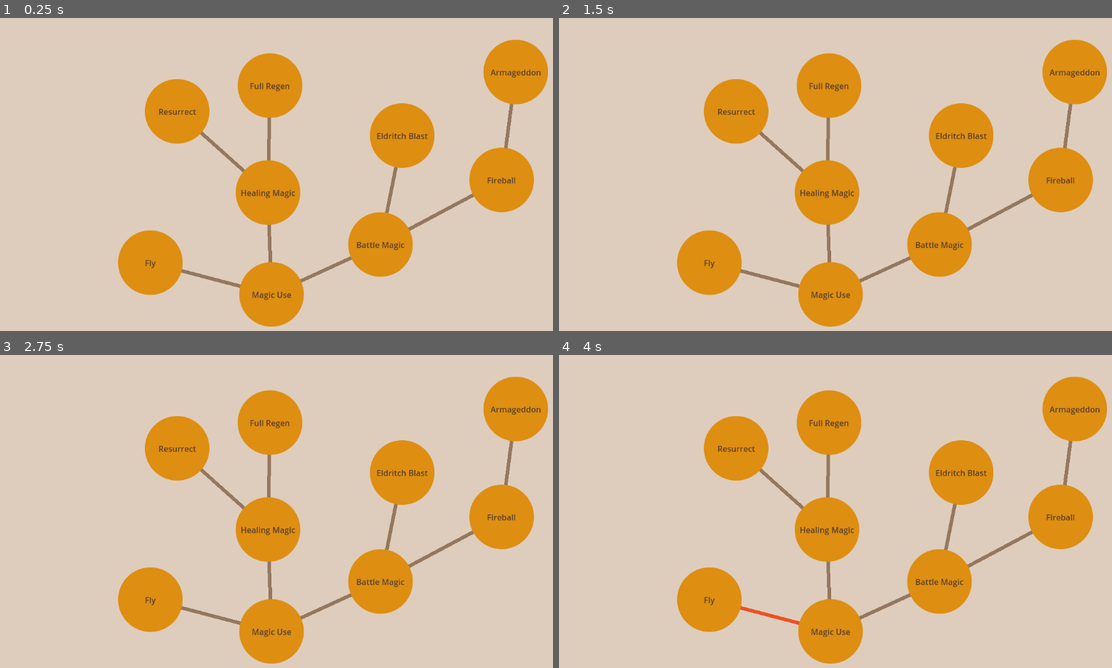
Above: before the commit, frames 1-4 (two rows, left to right).
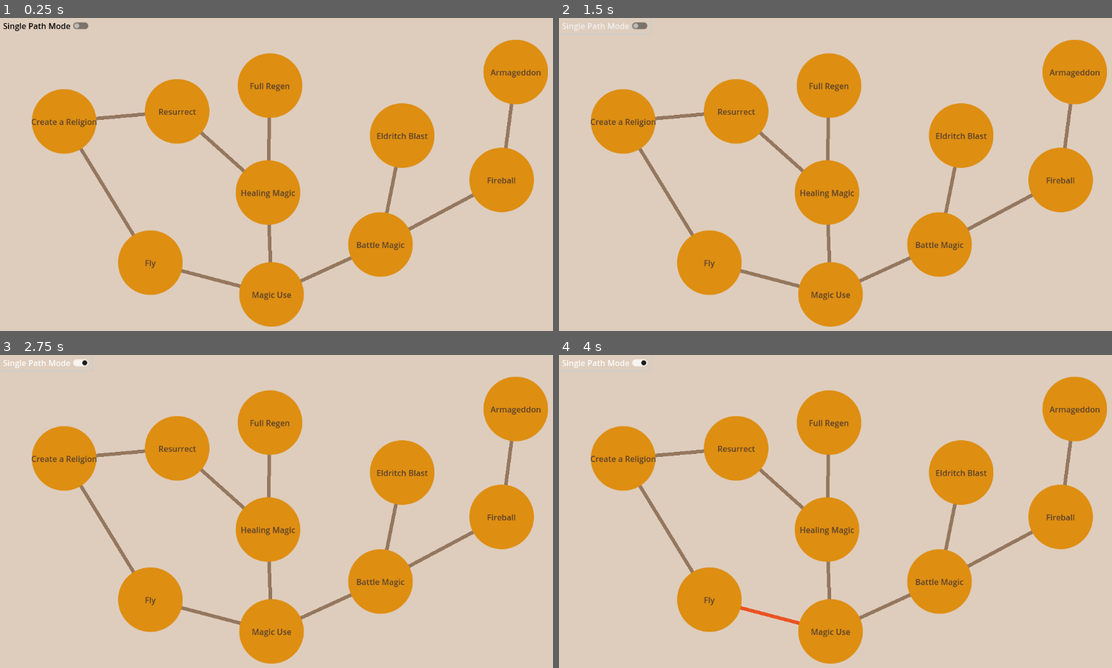
Above: after the commit, the same moments.

Repository: Sithoid/godot-graph
Game: Godot game, scene res://scenes/skill_tree.tscn
Same seed, same stepped clock (60 frames per second), same inputs: the game is played once before the commit and once after it.
Inputs (mouse positions are in pixels of both pictures, inside the frame that each line leads up to):
- Up to frame 1 (0.25 s): no input
- Up to frame 2 (1.5 s): click (603, 24) at 0.5 s, where only the run after the commit has a clickable "Single Path Mode"; click (603, 24) at 1.25 s, where only the run after the commit has a clickable "Single Path Mode"
- Up to frame 3 (2.75 s): click (44, 361) at 2 s, where only the run after the commit has a clickable "Single Path Mode"
- Up to frame 4 (4 s): tap Enter at 2.75 s; move the mouse to (829, 630) at 2.77 s; click (829, 630) at 2.92 s; tap Space at 3.5 s; move the mouse to (708, 599) at 3.52 s; click (708, 599) at 3.67 s

The runs differ from the first frame. In frame 1, 2.5% of the frame differs, in the area x 0-27%, y 1-70%; in frame 2, 2.4%; in frame 3, 2.4%; in frame 4, 2.4%.

Commit message:
Add all-path search

Diff:
--- a/components/tree_node.tscn
+++ b/components/tree_node_ui.tscn
@@ -3,7 +3,7 @@
 [ext_resource type="Texture2D" uid="uid://cijtvkidgf02n" path="res://images/skilltree_node.png" id="1_il1yt"]
 [ext_resource type="Script" path="res://components/tree_node_ui.gd" id="2_ul8wg"]
 
-[node name="TreeNode" type="TextureRect"]
+[node name="TreeNodeUI" type="TextureRect"]
 offset_right = 128.0
 offset_bottom = 128.0
 pivot_offset = Vector2(64, 64)
--- a/data_classes/graph_adjacency_list.gd
+++ b/data_classes/graph_adjacency_list.gd
@@ -8,6 +8,7 @@
 ## https://www.geeksforgeeks.org/adjacency-list-meaning-definition-in-dsa/
 ## https://www.scaler.in/shortest-path-in-directed-acyclic-graph/
 ## https://cs.stackexchange.com/questions/93720/finding-all-edges-on-any-shortest-path-between-two-nodes
+## https://www.algotree.org/algorithms/tree_graph_traversal/depth_first_search/all_paths_in_a_graph/
 
 ## Main storage
 var list : Array[Array] = [] ## Adjacency list this class operates on
@@ -39,13 +40,13 @@
 ## Adds a new vertex at the end of the list
 ## A vertex is addressed by its index and is represented with an array holding its outgoing edges.
 func add_vertex() -> Array[Array]:
-	clear_stack()
+	clear_sorting_caches()
 	list.append([])
 	return list
 
 ## Removes a vertex at a given index. Also removes all edges that connect to it
 func remove_vertex(vertex_index_to_remove : int) -> Array[Array]:
-	clear_stack()
+	clear_sorting_caches()
 	if not vertex_index_to_remove in range(list.size()):
 		print("Can't remove a nonexistent vertex")
 		return list
@@ -57,7 +58,7 @@
 ## Adds an edge between two given vertices
 ## An edge is represented with a class for easier referencing
 func add_edge(source_vertex : int, target_vertex : int, weight : float = 1.0) -> Array[Array]:
-	clear_stack()
+	clear_sorting_caches()
 	if not (source_vertex in range(list.size()) and target_vertex in range(list.size())):
 		print("Can't connect nonexistent vertices")
 		return list
@@ -75,7 +76,7 @@
 
 ## Removes an edge connecting two given vertices
 func remove_edge(source_vertex : int, target_vertex : int) -> Array[Array]:
-	clear_stack()
+	clear_sorting_caches()
 	if not (source_vertex in range(list.size()) and target_vertex in range(list.size())):
 		print("Can't remove an edge from nonexistent vertices")
 		return list
@@ -86,14 +87,47 @@
 
 ## Resets the list and the stack
 func clear_list() -> void:
-	clear_stack()
+	clear_sorting_caches()
 	list.clear()
 #endregion
 
-#region Sorting and pathfinding
-## Topological sorting of the list. Returns the order in which vertices can be reached
+#region Accessing elements
+## Returns an array of all vertex indices in this graph
+func get_all_vertices() -> Array[int]:
+	var vertices : Array[int]
+	for index : int in range(list.size()):
+		vertices.append(index)
+	return vertices
+
+## Returns an array of all edges in this graph
+func get_all_edges() -> Array[GraphEdge]:
+	var edges : Array[GraphEdge] = []
+	for vertex : Array in list:
+		for edge : GraphEdge in vertex:
+			edges.append(edge)
+	return edges
+
+## Returns an array of all sources, aka vertices with indegree 0, i.e. those without incoming edges
+func get_all_sources() -> Array[int]:
+	var sources : Array[int] = get_all_vertices()
+	for edge : GraphEdge in get_all_edges():
+		sources.erase(edge.head)
+	return sources
+
+## Returns an array of all sinks, aka vertices with outdegree 0, i.e. those without outgoing edges
+func get_all_sinks() -> Array[int]:
+	var sinks : Array[int] = []
+	for vertex : Array in list:
+		if vertex.is_empty():
+			sinks.append(vertex)
+	return sinks
+#endregion
+
+#region Sorting algorithms
+## Topological sorting of the list. Returns the order in which vertices can be reached.
+## Used in finding the shortest path. Not guaranteed to be unique
 func top_sort() -> Array[int]:
-	clear_stack()
+	stack.clear()
 	var visited : Array[bool]
 	visited.resize(list.size())
 	visited.fill(false)
@@ -116,10 +150,23 @@
 			_recursive_top_sort(visited, adjacent_vertex)
 	stack.push_back(vertex_index)
 
-## Clears the stack in order to sort anew
-func clear_stack() -> void:
+## Clears the stack if the graph has changed
+## If other sorting caches are used (such as arrays of sources/sinks), clear them here too
+func clear_sorting_caches() -> void:
 	stack.clear()
 
+## Recursive depth-first search used in finding all paths
+func _dfs(source : int, destination : int, path : Array[int], all_paths : Array[Array]) -> void:
+	if source == destination:
+		all_paths.append(path.duplicate())
+	else:
+		for edge : GraphEdge in list[source]:
+			path.append(edge.head)
+			_dfs(edge.head, destination, path, all_paths)
+			path.pop_back()
+#endregion
+
+#region Pathfinding
 ## Returns shortest distances from the source vertex to all other vertices. Will sort if no stack exists
 ## Call dist[i] to learn the cost of travel from source to i
 ## Pass "reversed" to perform single-destination search instead of single-source
@@ -153,15 +200,7 @@
 	print(dist)
 	return dist
 
-## Returns an array of all edges in this graph
-func get_all_edges() -> Array[GraphEdge]:
-	var edges : Array[GraphEdge] = []
-	for vertex : Array in list:
-		for edge : GraphEdge in vertex:
-			edges.append(edge)
-	return edges
-
-## Returns a sequence of edges that constitute the shortest path
+## Returns a sequence of edges that constitutes the shortest path
 func get_shortest_path(source : int, target : int) -> Array[GraphEdge]:
 	if not (source in range(list.size()) and target in range(list.size())):
 		print("Nonexistent source or target!")
@@ -195,6 +234,34 @@
 	print("Path points:")
 	print(path_points)
 	return path_points
+
+## Returns all paths between given nodes as arrays of vertices.
+## Useful for listing prerequisites for visiting a vertex.
+func get_all_paths_as_points(source_vertex : int, target_vertex : int) -> Array[Array]:
+	if not (source_vertex in range(list.size()) and target_vertex in range(list.size())):
+		print("One or both vertices %s and %s are not in this graph!" % [source_vertex, target_vertex])
+		return []
+	var all_paths : Array[Array]
+	var path : Array[int] = [source_vertex]
+	_dfs(source_vertex, target_vertex, path, all_paths)
+	print("All paths from %s to %s as points:" % [source_vertex, target_vertex])
+	print(all_paths)
+	return all_paths
+
+## Returns all paths between given nodes as an array of edges.
+## Useful for highlighting edges while listing prerequisites.
+func get_all_paths_as_edges(source_vertex : int, target_vertex : int) -> Array[GraphEdge]:
+	var paths : Array[Array] = get_all_paths_as_points(source_vertex, target_vertex)
+	var all_path_edges : Array[GraphEdge]
+	for path : Array[int] in paths:
+		for step_index : int in range(path.size() - 1):
+			for edge : GraphEdge in list[path[step_index]]:
+				if edge.head == path[step_index + 1]:
+					all_path_edges.append(edge)
+	print("All paths from %s to %s as edges:" % [source_vertex, target_vertex])
+	for edge : GraphEdge in all_path_edges:
+		print(edge.get_as_array())
+	return all_path_edges
 #endregion
 
 #region Classes
--- a/scenes/simple_io.gd
+++ b/scenes/simple_io.gd
@@ -4,7 +4,7 @@
 ## with a pre-determined skill tree as displayed in the picture.
 
 func _ready() -> void:
-	var graph := GraphAdjacencyList.new(9)
+	var graph := GraphAdjacencyList.new(10)
 	graph.add_edge(0, 1, 1.0)
 	graph.add_edge(0, 2, 1.0)
 	graph.add_edge(0, 3, 1.0)
@@ -13,6 +13,9 @@
 	graph.add_edge(3, 6, 2.0)
 	graph.add_edge(3, 7, 2.0)
 	graph.add_edge(7, 8, 3.0)
+	graph.add_edge(1, 9, 4.0)
+	graph.add_edge(4, 9, 4.0)
 
 	graph.print_list()
 	graph.get_shortest_path_points(0, 8)
+	graph.get_all_paths_as_points(0, 9)
--- a/scenes/skill_tree.gd
+++ b/scenes/skill_tree.gd
@@ -9,6 +9,7 @@
 ## Feel free to add, remove and move nodes however you like; as long as the data is correct,
 ## the graph will generate and provide pathfinding when launched.
 
+#region Variables
 ## Press to generate the graph in-editor
 @export var generate : bool = false:
 	set(value):
@@ -48,29 +49,61 @@
 		background_color = new_color
 		background.color = background_color
 
+var single_path : bool = false ## Toggles between highlighting the shortest path or all paths
+
+## Data storage
 var nodes_array : Array[SkillTreeNode] = [] ## Holds references to the nodes in graph vertex order
 var skills_array : Array[SkillData] = [] ## Holds references to the data within nodes in graph vertex order
 var graph : GraphAdjacencyList = null ## Graph built from the scene. Can be operated upon
 var highlighted_edges : Array[GraphAdjacencyList.GraphEdge] = [] ## Temp storage for highlighted edges
 
-@onready var background = $Background
+@onready var background : ColorRect = $Background
+#endregion
 
+#region Main
 func _ready() -> void:
 	if not Engine.is_editor_hint():
 		generate_graph()
-	# Trigger the setters
-	node_color = node_color
-	text_color = text_color
 
+## Draws a visual representation of all edges when prompted by queue_redraw()
+func _draw() -> void:
+	if graph != null and nodes_array != []:
+		var edges : Array[GraphAdjacencyList.GraphEdge] = graph.get_all_edges()
+		for edge : GraphAdjacencyList.GraphEdge in edges:
+			var draw_color : Color
+			if highlighted_edges != [] and edge in highlighted_edges:
+				draw_color = edge_highlight_color
+			else:
+				draw_color = edge_color
+			draw_line(
+				nodes_array[edge.head].position + nodes_array[edge.head].pivot_offset,
+				nodes_array[edge.tail].position + nodes_array[edge.head].pivot_offset,
+				draw_color,
+				7.0)
+	highlighted_edges.clear()
+#endregion
+
+#region Inputs
 ## Triggers pathfinding when a node in the tree is clicked (in-game only)
 func _on_tree_node_input(event : InputEvent, index : int) -> void:
 	if event is InputEventMouseButton and event.is_pressed():
 		if event.button_index == MOUSE_BUTTON_LEFT:
 			accept_event()
-			# Highlights the path from the tree root to the clicked node
-			highlighted_edges = graph.get_shortest_path(0, index)
+			if single_path == true:
+				# Highlights the path from the tree root to the clicked node
+				highlighted_edges = graph.get_shortest_path(0, index)
+			else:
+				# Highlights all paths from the root to the clicked node, i.e. prerequisites
+				highlighted_edges = graph.get_all_paths_as_edges(0, index)
 			queue_redraw()
 
+## Toggles highlighting the shortest path / all paths
+func _on_check_button_toggled(toggled_on : bool) -> void:
+	get_viewport().set_input_as_handled()
+	single_path = toggled_on
+#endregion
+
+#region Data handling
 ## Finds and stores all nodes that qualify as vertices of the tree
 func collect_tree() -> void:
 	for node : Node in find_children("*", "SkillTreeNode"):
@@ -100,29 +133,16 @@
 				print("Prerequisite %s not found in the tree!" % prev_skill.skill_name)
 				return null
 			graph.add_edge(prev_index, index, skills_array[index].cost)
+	# Trigger the setters
+	node_color = node_color
+	text_color = text_color
 	graph.print_list()
 	queue_redraw()
 	return graph
-
-## Draws a visual representation of all edges when prompted by queue_redraw()
-func _draw() -> void:
-	if graph != null and nodes_array != []:
-		var edges : Array[GraphAdjacencyList.GraphEdge] = graph.get_all_edges()
-		for edge : GraphAdjacencyList.GraphEdge in edges:
-			var draw_color : Color
-			if highlighted_edges != [] and edge in highlighted_edges:
-				draw_color = edge_highlight_color
-			else:
-				draw_color = edge_color
-			draw_line(
-				nodes_array[edge.head].position + nodes_array[edge.head].pivot_offset,
-				nodes_array[edge.tail].position + nodes_array[edge.head].pivot_offset,
-				draw_color,
-				7.0)
-	highlighted_edges.clear()
 
 ## Clears all persistent data
 func clear_graph() -> void:
 	nodes_array.clear()
 	skills_array.clear()
 	graph = null
+#endregion
--- a/scenes/skill_tree.tscn
+++ b/scenes/skill_tree.tscn
@@ -1,7 +1,7 @@
-[gd_scene load_steps=12 format=3 uid="uid://bsot36j0xc4s7"]
+[gd_scene load_steps=13 format=3 uid="uid://bsot36j0xc4s7"]
 
 [ext_resource type="Script" path="res://scenes/skill_tree.gd" id="1_kbj7i"]
-[ext_resource type="PackedScene" uid="uid://kxmeyca23ts1" path="res://components/tree_node.tscn" id="3_l5sdh"]
+[ext_resource type="PackedScene" uid="uid://kxmeyca23ts1" path="res://components/tree_node_ui.tscn" id="3_l5sdh"]
 [ext_resource type="Resource" uid="uid://b20vxc7i3tsp3" path="res://skills/magic_use.tres" id="4_71nup"]
 [ext_resource type="Resource" uid="uid://be4gmol1c2l27" path="res://skills/fly.tres" id="5_ym41q"]
 [ext_resource type="Resource" uid="uid://b4io3smhpvdsl" path="res://skills/healing.tres" id="6_lsqyb"]
@@ -10,6 +10,7 @@
 [ext_resource type="Resource" uid="uid://cjcch4il7v1ku" path="res://skills/full_regen.tres" id="9_h2h2w"]
 [ext_resource type="Resource" uid="uid://b4lqe1grpy38n" path="res://skills/eldritch_blast.tres" id="10_kvgfg"]
 [ext_resource type="Resource" uid="uid://c7bmqxc0p08oo" path="res://skills/fireball.tres" id="11_vq7p4"]
+[ext_resource type="Resource" uid="uid://4p5djrngd4ya" path="res://skills/create_a_religion.tres" id="12_wgenp"]
 [ext_resource type="Resource" uid="uid://cq0ta787ogxg" path="res://skills/armageddon.tres" id="12_wiunm"]
 
 [node name="SkillTree" type="Control"]
@@ -31,6 +32,13 @@
 grow_horizontal = 2
 grow_vertical = 2
 color = Color(0.870588, 0.803922, 0.741176, 1)
+
+[node name="CheckButton" type="CheckButton" parent="."]
+layout_mode = 0
+offset_right = 182.0
+offset_bottom = 31.0
+theme_override_colors/font_color = Color(0, 0, 0, 1)
+text = "Single Path Mode"
 
 [node name="TreeNode" parent="." instance=ExtResource("3_l5sdh")]
 self_modulate = Color(0.870588, 0.556863, 0.0666667, 1)
@@ -130,3 +138,16 @@
 tooltip_text = "Armageddon
 Cost: 3"
 graph_data = ExtResource("12_wiunm")
+
+[node name="TreeNodeUI" parent="." instance=ExtResource("3_l5sdh")]
+self_modulate = Color(0.870588, 0.556863, 0.0666667, 1)
+layout_mode = 0
+offset_left = 63.0
+offset_top = 141.0
+offset_right = 191.0
+offset_bottom = 269.0
+tooltip_text = "Create a Religion
+Cost: 1"
+graph_data = ExtResource("12_wgenp")
+
+[connection signal="toggled" from="CheckButton" to="." method="_on_check_button_toggled"]
--- /dev/null
+++ b/skills/create_a_religion.tres
@@ -0,0 +1,11 @@
+[gd_resource type="Resource" script_class="SkillData" load_steps=4 format=3 uid="uid://4p5djrngd4ya"]
+
+[ext_resource type="Script" path="res://data_classes/skill_data.gd" id="1_nlj38"]
+[ext_resource type="Resource" uid="uid://be4gmol1c2l27" path="res://skills/fly.tres" id="2_g4tq4"]
+[ext_resource type="Resource" uid="uid://du0ghrqsf5lih" path="res://skills/resurrect.tres" id="3_bdtmy"]
+
+[resource]
+script = ExtResource("1_nlj38")
+skill_name = "Create a Religion"
+prerequisites = Array[ExtResource("1_nlj38")]([ExtResource("2_g4tq4"), ExtResource("3_bdtmy")])
+cost = 4.0
Binary file changed: images/skilltree.png
